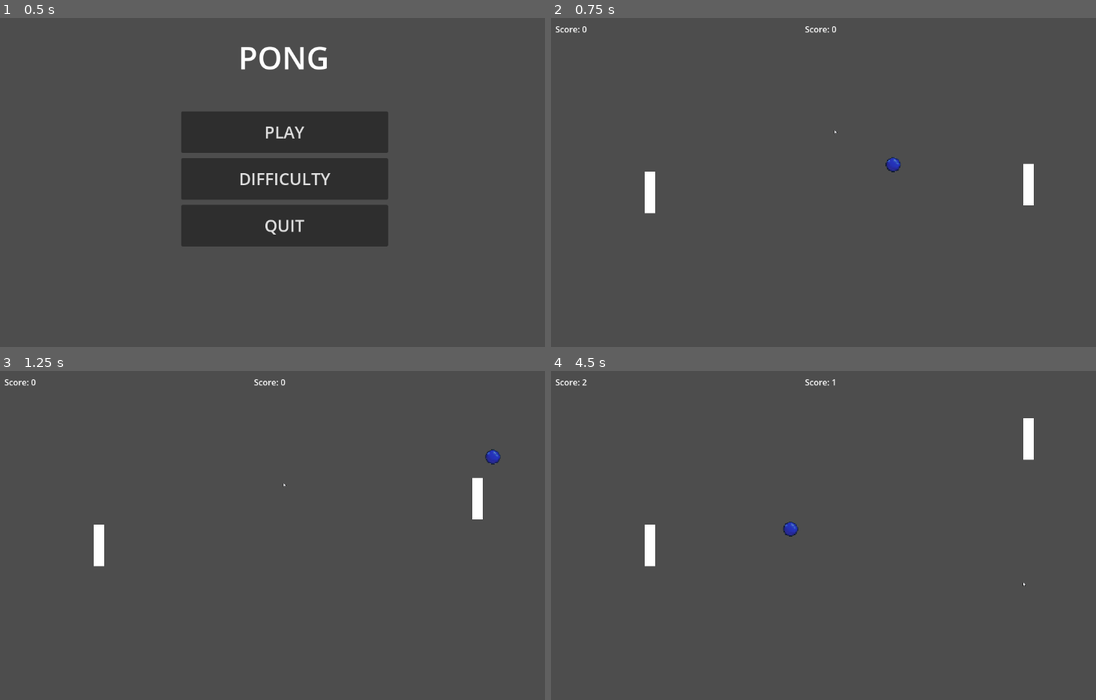
Above: before the commit, frames 1-4 (two rows, left to right).
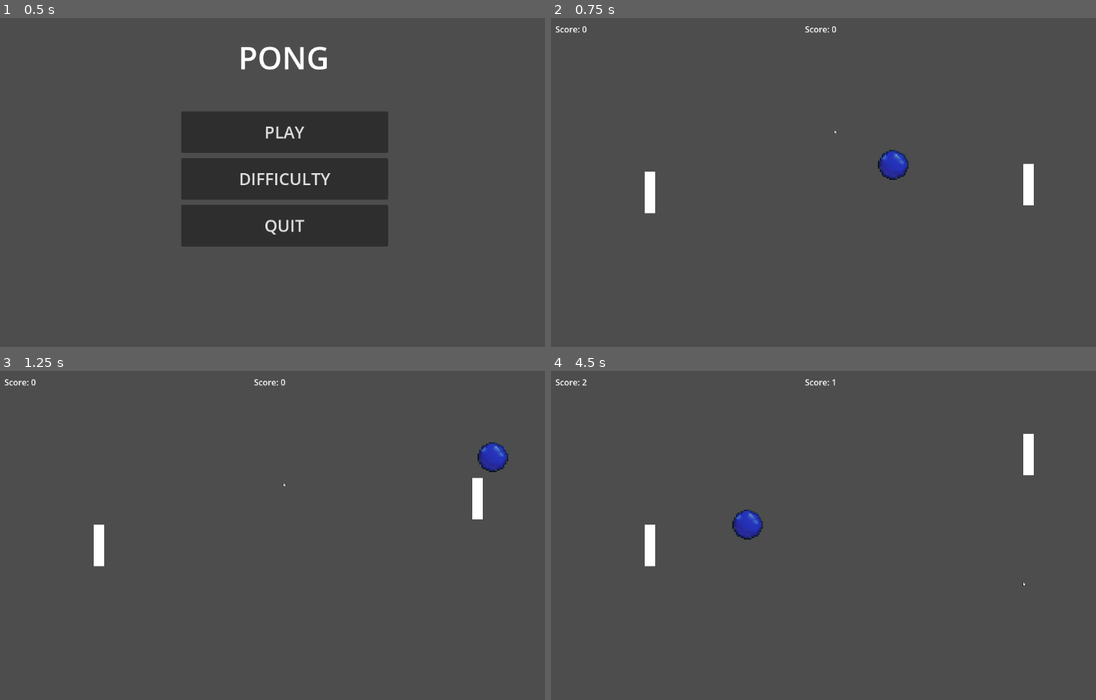
Above: after the commit, the same moments.

Repository: zallec/Internship-Project-1
Game: Godot game, scene res://scenes/main_menu.tscn
Same seed, same stepped clock (60 frames per second), same inputs: the game is played once before the commit and once after it.
Inputs (mouse positions are in pixels of both pictures, inside the frame that each line leads up to):
- Up to frame 1 (0.5 s): no input
- Up to frame 2 (0.75 s): click "PLAY" at 0.5 s
- Up to frame 3 (1.25 s): no input
- Up to frame 4 (4.5 s): move the mouse to (976, 515) at 1.27 s; move the mouse to (725, 551) at 2.02 s; hold W (move_down) 2.03-2.78 s; move the mouse to (905, 459) at 2.77 s; move the mouse to (812, 601) at 3.52 s; move the mouse to (1025, 584) at 4.27 s; hold W (move_down) from 4.28 s (still down)

Frame 1 is identical in both runs. In frame 2, 0.3% of the frame differs, in the area x 59-66%, y 40-50%; in frame 3, 0.3%; in frame 4, 0.7%, in the area x 33-89%, y 14-52%.

Commit message:
fixed collision problems with wall

Diff:
--- a/scenes/ball.tscn
+++ b/scenes/ball.tscn
@@ -4,9 +4,10 @@
 [ext_resource type="Texture2D" uid="uid://b7g8ykurb1kg5" path="res://assets/sprites/ball.png" id="2_cxlvu"]
 
 [sub_resource type="CircleShape2D" id="CircleShape2D_cxlvu"]
-radius = 4.6785564
+radius = 9.666667
 
 [node name="Ball" type="CharacterBody2D" unique_id=1366729709]
+motion_mode = 1
 script = ExtResource("1_7s4qf")
 
 [node name="CollisionShape2D" type="CollisionShape2D" parent="." unique_id=2094439841]
@@ -14,5 +15,5 @@
 shape = SubResource("CircleShape2D_cxlvu")
 
 [node name="Sprite2D" type="Sprite2D" parent="." unique_id=165624682]
-scale = Vector2(0.1, 0.097826086)
+scale = Vector2(0.2, 0.2)
 texture = ExtResource("2_cxlvu")
--- a/scenes/enemyWall.tscn
+++ b/scenes/enemyWall.tscn
@@ -6,6 +6,7 @@
 size = Vector2(4, 80)
 
 [node name="enemyWall" type="CharacterBody2D" unique_id=2057786081]
+motion_mode = 1
 script = ExtResource("1_m24gv")
 
 [node name="CollisionShape2D" type="CollisionShape2D" parent="." unique_id=1469816695]
